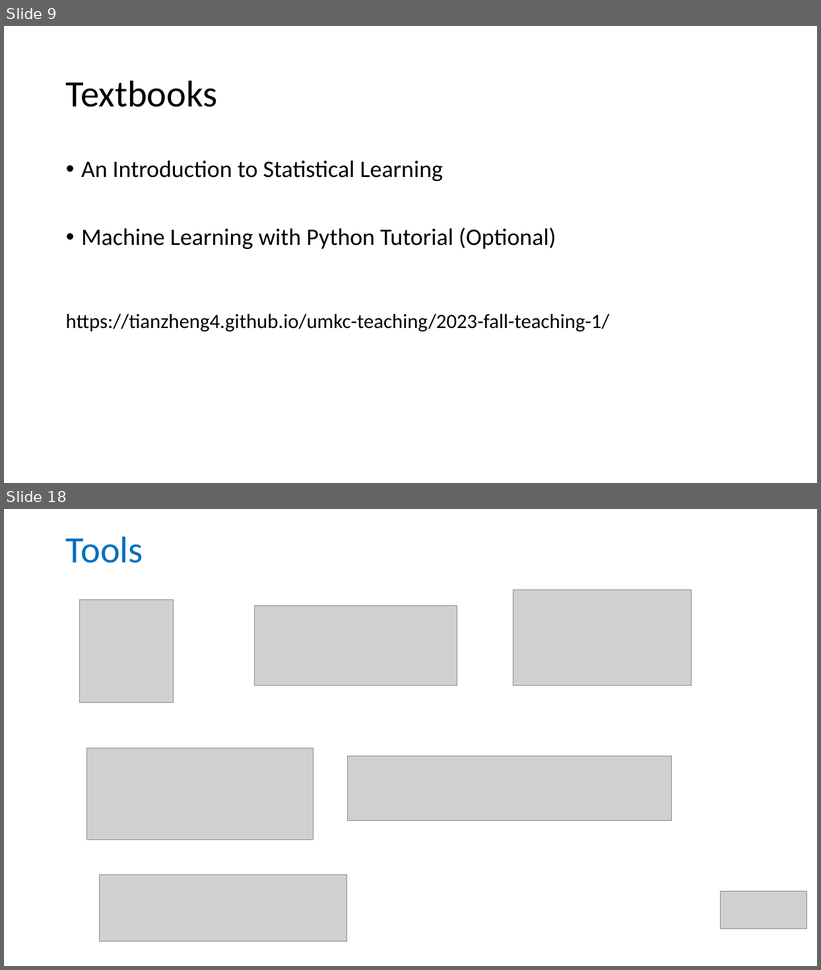
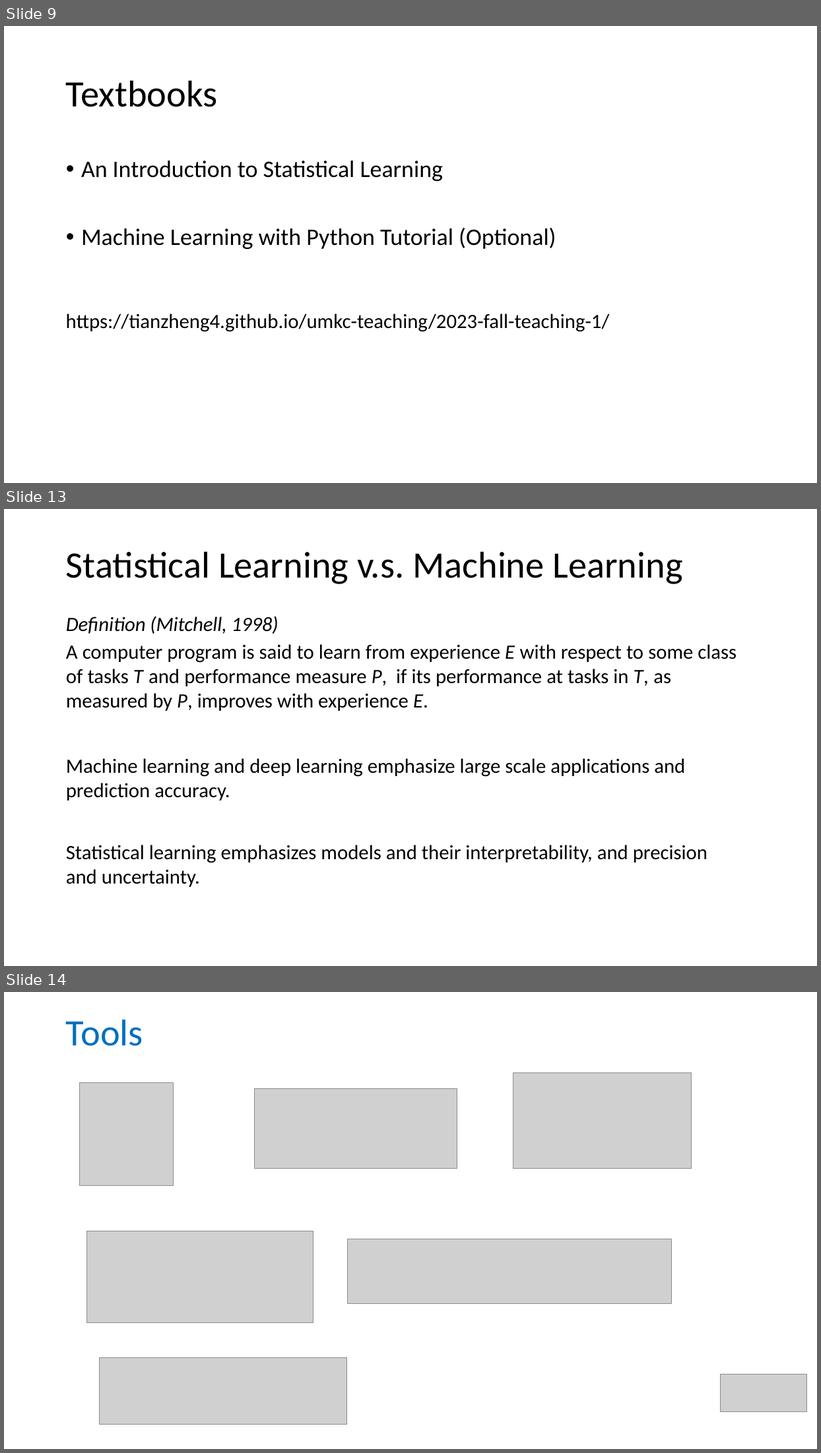
Before and after one commit to tianzheng4/tianzheng4.github.io, a slide deck: _umkc-teaching/slides/Lecture1 - Introduction.pptx. Shown one above the other, each under a label of ours: slides 9 and 18 before the commit, slides 9, 13 and 14 after it; the slides between them are not shown. The pictures are 821x970 and 821x1453 pixels, drawn with LibreOffice and Linux fonts; fonts in the diff are those of the drawing; grey boxes stand for pictures. Boxes give left, top, right and bottom in pixels: in the first picture for what was removed or moved away, otherwise in the second. Text is boxed around its words. In the diff, an @@ line names an element or a change of style, - is before the commit and + after.

```diff
--- a/_umkc-teaching/slides/Lecture1 - Introduction.pptx
+++ b/_umkc-teaching/slides/Lecture1 - Introduction.pptx
@@ slide 13 added at (4, 509, 817, 966), background #FFFFFF @@
@@ title added at (66, 551, 682, 584), 44 pt, text #000000 @@
+Statistical Learning v.s. Machine Learning
@@ text added at (66, 616, 737, 711), 24 pt, text #000000 @@
+Definition (Mitchell, 1998)
+A computer program is said to learn from experience E with respect to some class of tasks T and performance measure P, if its performance at tasks in T, as measured by P, improves with experience E.
@@ text added at (66, 758, 685, 801), 24 pt, text #000000 @@
+Machine learning and deep learning emphasize large scale applications and prediction accuracy.
@@ text added at (66, 845, 708, 887), 24 pt, text #000000 @@
+Statistical learning emphasizes models and their interpretability, and precision and uncertainty.
@@ what was slide 18 is now slide 14 @@
```
Also in this commit, not shown: 2 slides changed, 3 other slides added, 8 slides removed.
